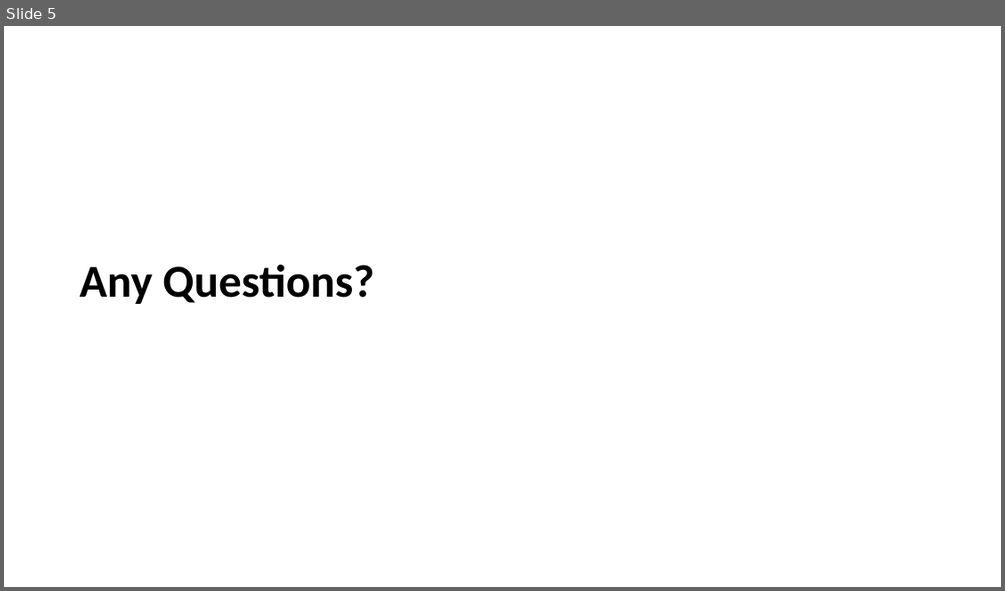
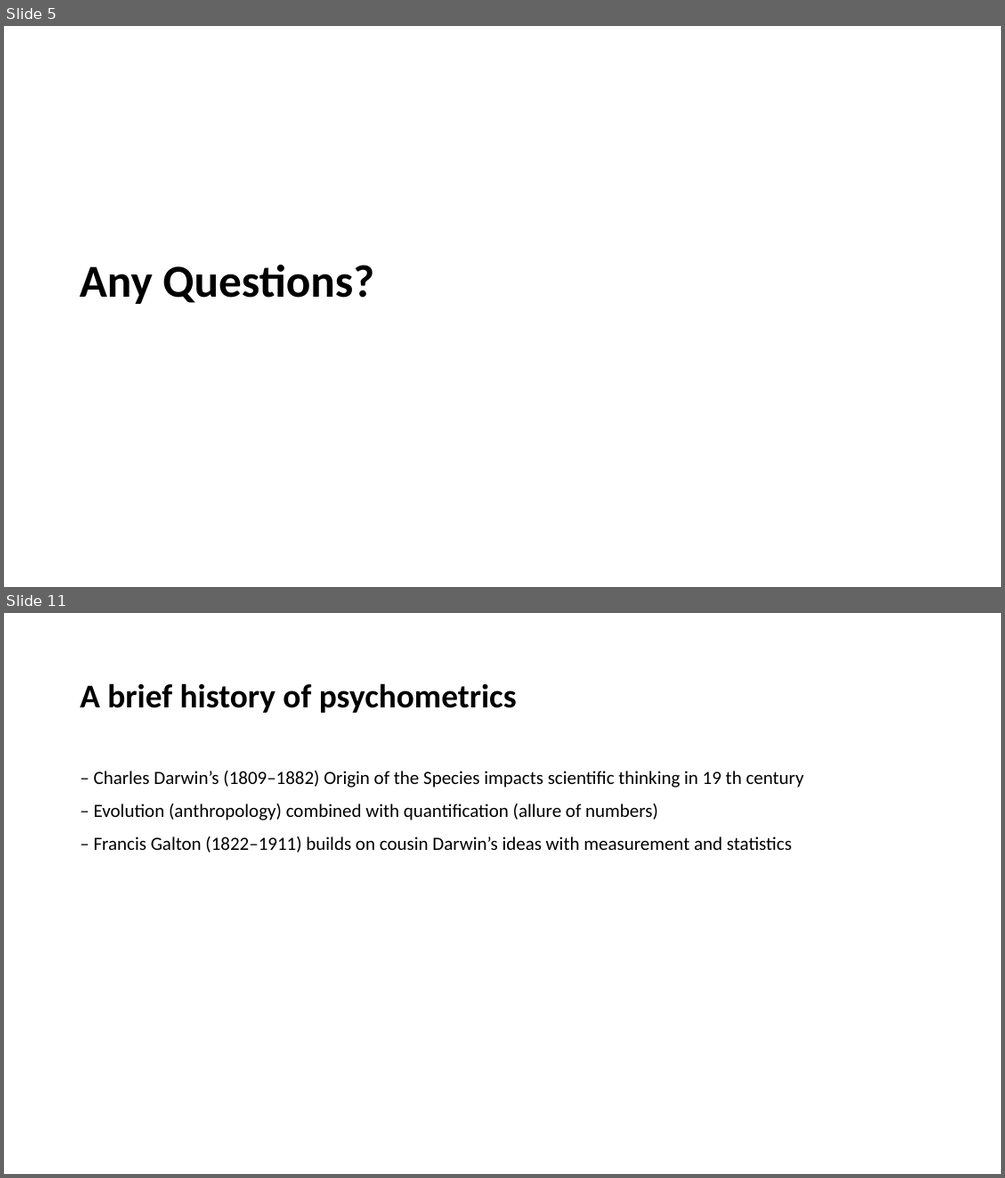
Before and after one commit to LittleMonkeyLab/PS52007Dslides, a slide deck: _site/lectures/Lecture07/Lecture07.pptx. Shown one above the other, each under a label of ours: slide 5 before the commit, slides 5 and 11 after it; the slides between them are not shown. The pictures are 1005x591 and 1005x1178 pixels, drawn with LibreOffice and Linux fonts; fonts in the diff are those of the drawing; background and template pictures are left out. Boxes give left, top, right and bottom in pixels: in the first picture for what was removed or moved away, otherwise in the second. Text is boxed around its words. In the diff, an @@ line names an element or a change of style, - is before the commit and + after.

```diff
--- a/_site/lectures/Lecture07/Lecture07.pptx
+++ b/_site/lectures/Lecture07/Lecture07.pptx
@@ slide 11 added at <box>4,613,1001,1174</box>, background #FFFFFF @@
@@ title added at <box>80,683,517,713</box>, 32 pt, text #000000, bold @@
+A brief history of psychometrics
@@ text added at <box>94,771,804,852</box>, 18 pt, text #000000 @@
+– Charles Darwin’s (1809–1882) Origin of the Species impacts scientific thinking in 19 th century
+– Evolution (anthropology) combined with quantification (allure of numbers)
+– Francis Galton (1822–1911) builds on cousin Darwin’s ideas with measurement and statistics
```
Also in this commit, not shown: 3 slides changed, 25 other slides added, 2 slides removed, 34 other files.
